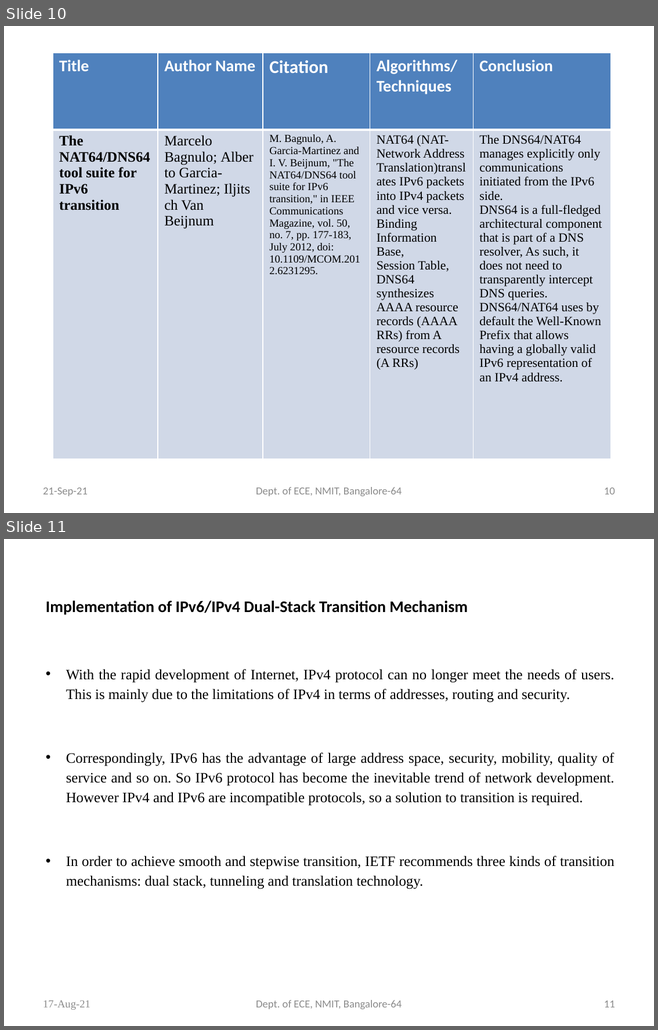
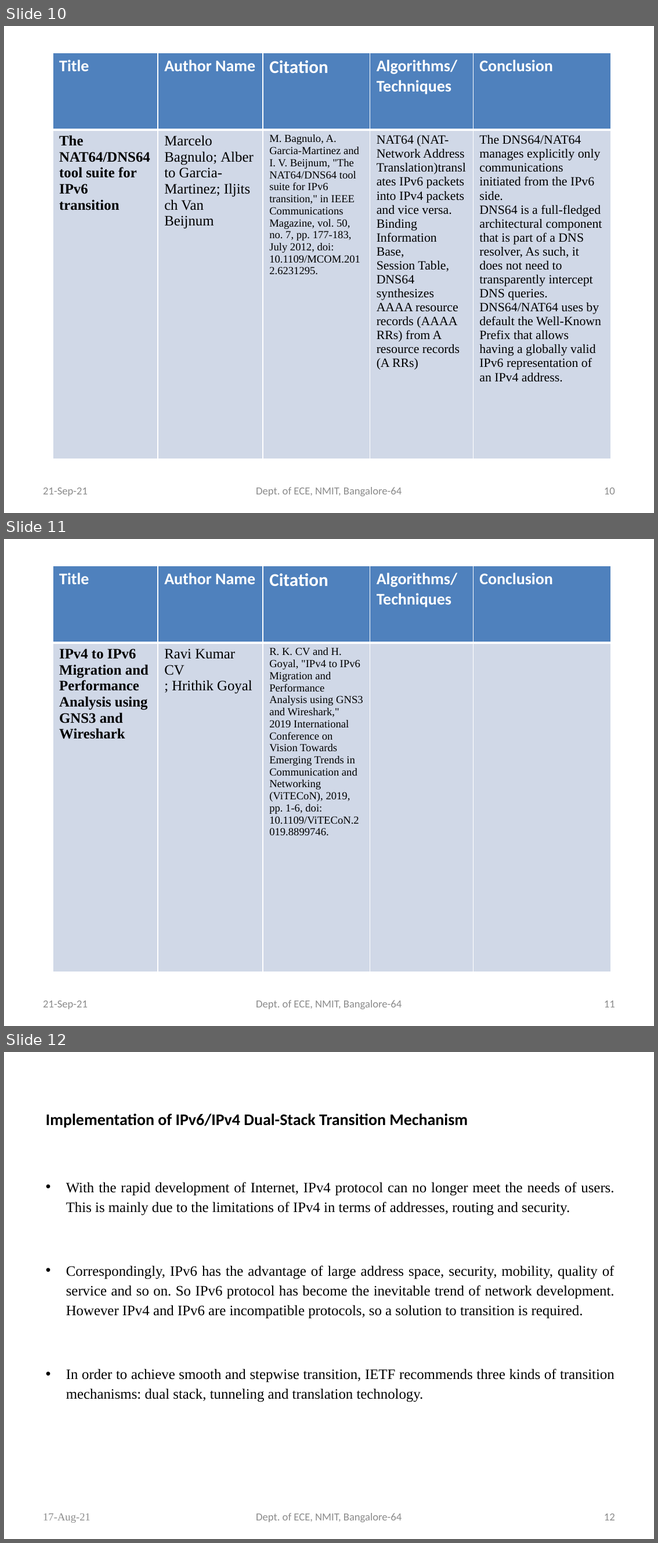
Before and after one commit to Shivakumarbharath/Dual-Stack-Host, a slide deck: Official Documents/Project Batch 16 phase1.pptx. Shown one above the other, each under a label of ours: slides 10 and 11 before the commit, slides 10, 11 and 12 after it. The pictures are 658x1030 and 658x1543 pixels, drawn with LibreOffice and Linux fonts; fonts in the diff are those of the drawing. Boxes give left, top, right and bottom in pixels: in the first picture for what was removed or moved away, otherwise in the second. Text is boxed around its words. In the diff, an @@ line names an element or a change of style, - is before the commit and + after.

Commit message:
Changes in ppt

```diff
--- a/Official Documents/Project Batch 16 phase1.pptx
+++ b/Official Documents/Project Batch 16 phase1.pptx
@@ slide 11 added at bbox=[4, 539, 654, 1026], background #FFFFFF @@
@@ table added at bbox=[53, 566, 611, 972], 2 rows, 5 columns @@
+Title | Author Name | Citation | Algorithms/Techniques | Conclusion
+IPv4 to IPv6 Migration and Performance Analysis using GNS3 and Wireshark | Ravi Kumar CV / ; Hrithik Goyal | R. K. CV and H. Goyal, "IPv4 to IPv6 Migration and Performance Analysis using GNS3 and Wireshark," 2019 International Conference on Vision Towards Emerging Trends in Communication and Networking (ViTECoN), 2019, pp. 1-6, doi: 10.1109/ViTECoN.2019.8899746. |  | 
@@ text added at bbox=[43, 1001, 88, 1009], 12 pt, text #8C8C8C @@
+21-Sep-21
@@ text added at bbox=[256, 1000, 401, 1009], 12 pt, text #8C8C8C @@
+Dept. of ECE, NMIT, Bangalore-64
@@ page number added at bbox=[604, 1001, 615, 1008], 12 pt, text #8C8C8C @@
+11
@@ what was slide 11 is now slide 12 @@
@@ page number at bbox=[604, 1514, 615, 1521]: text changed @@
-11
+12
```
